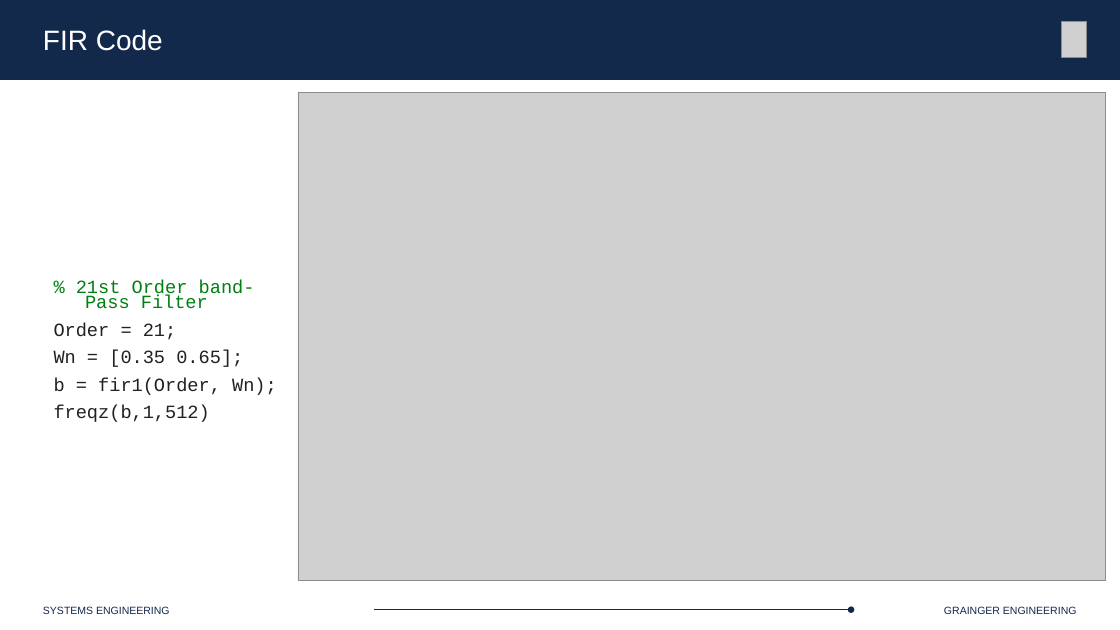
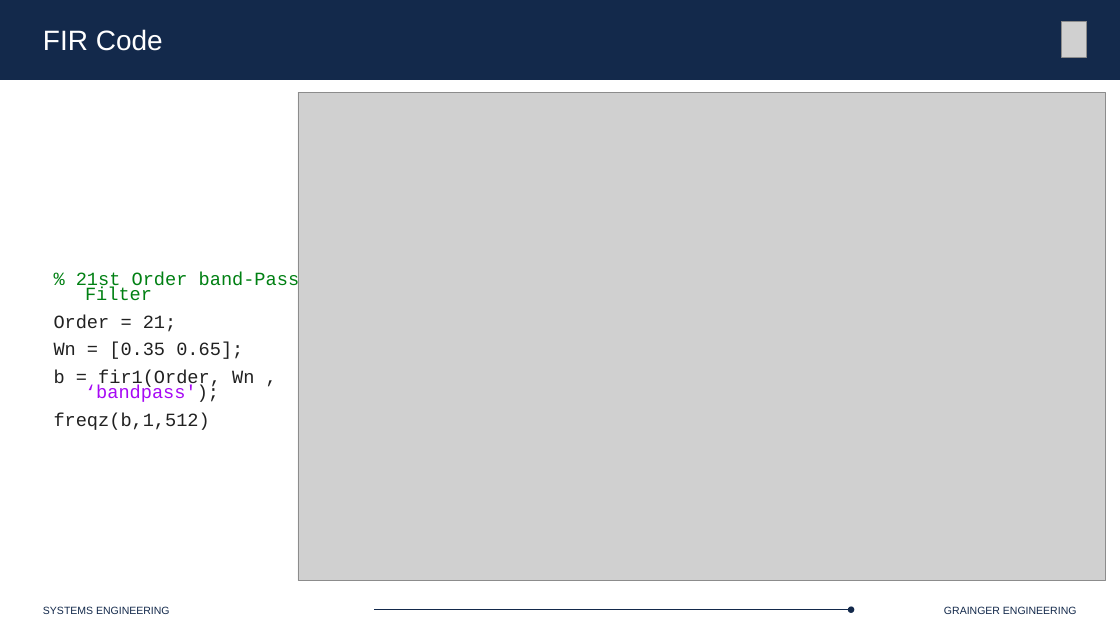
Before and after one commit to Marius-Juston/SE-423---Class-Material, a slide deck: slide 42 of Lectures/Slides/L8-9.pptx. Drawn at 1120x630 pixels with LibreOffice and Linux fonts; fonts in the diff are those of the drawing; grey boxes stand for pictures. Boxes give left, top, right and bottom in pixels: in the first picture for what was removed or moved away, otherwise in the second. Text is boxed around its words. In the diff, an @@ line names an element or a change of style, - is before the commit and + after.

```diff
--- a/Lectures/Slides/L8-9.pptx
+++ b/Lectures/Slides/L8-9.pptx
@@ text at [54,370,254,402]: text changed @@
-b = fir1(Order, Wn);
+b = fir1(Order, Wn , ‘bandpass');
```
Also in this commit, not shown: 1 other slide changed, 1 slide added, 1 other file.
